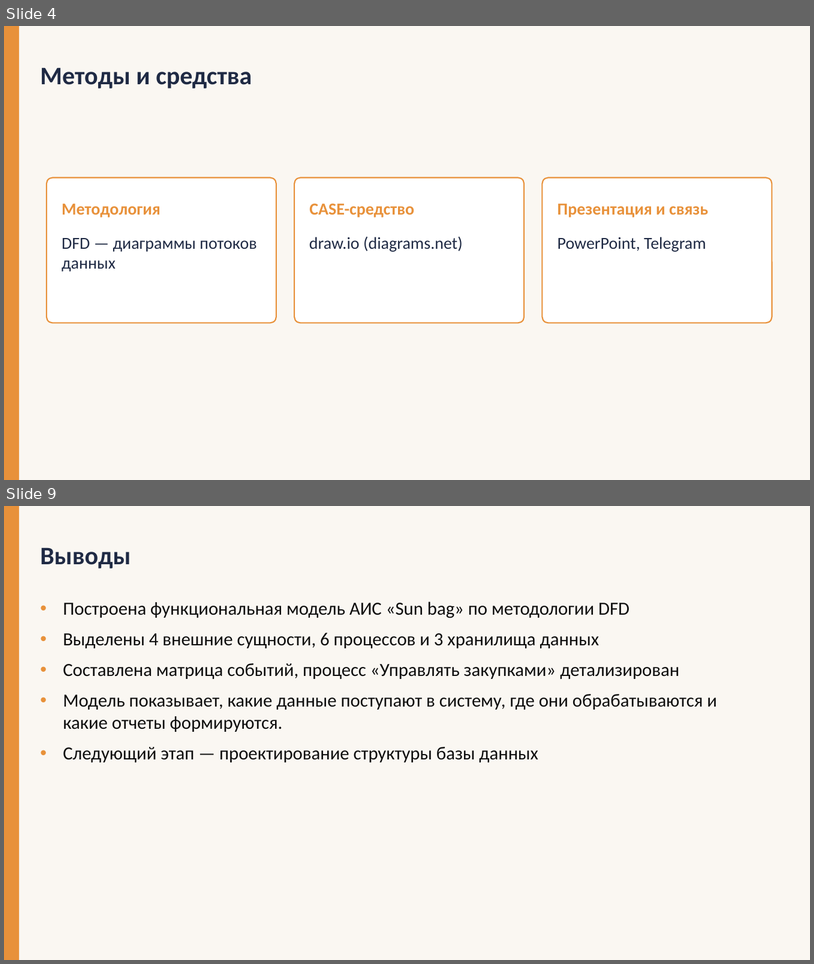
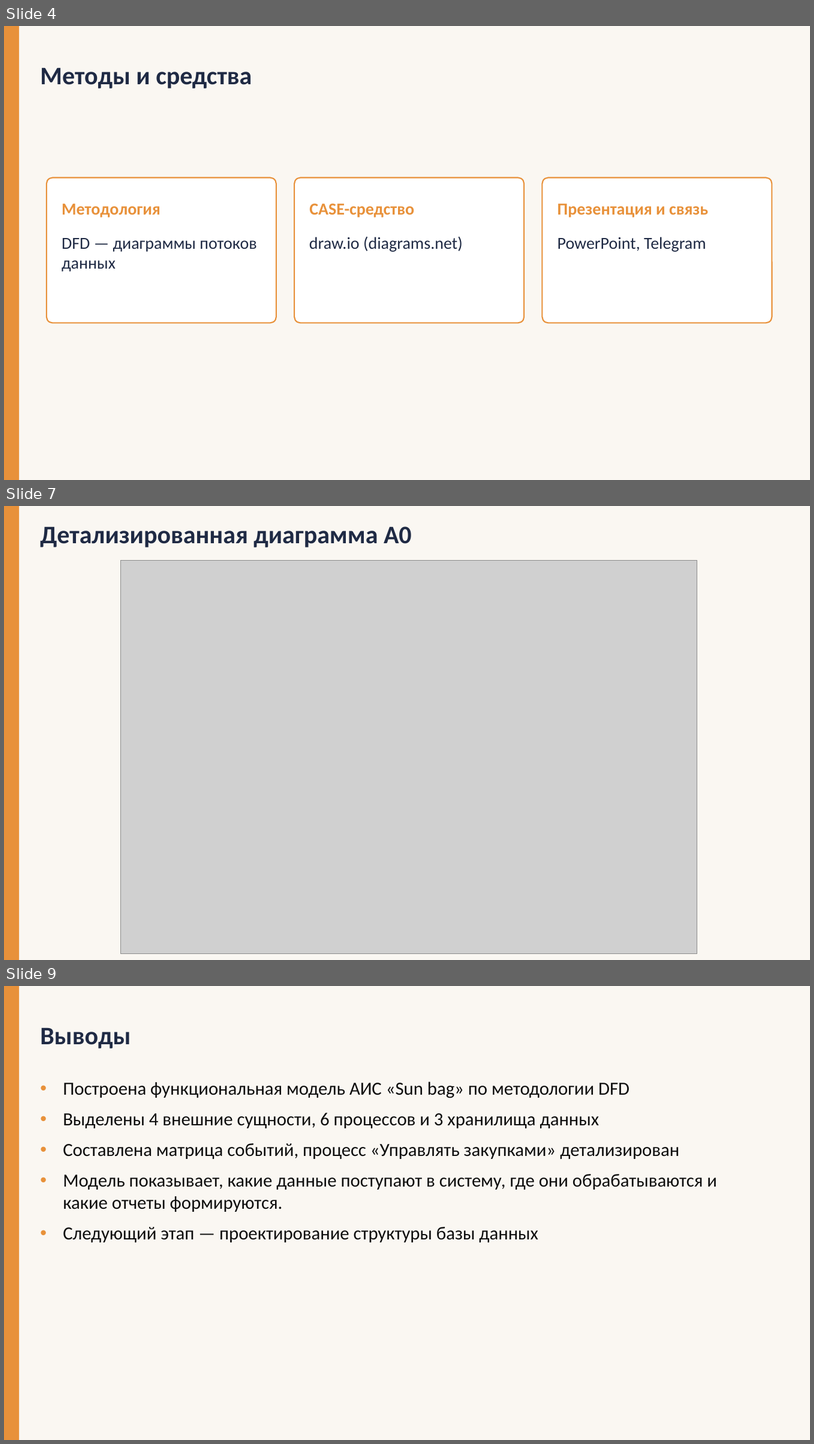
Before and after one commit to ERRomanov/DATABASES_gng, a slide deck: LAB1/Sun_bag_презентация.pptx. Shown one above the other, each under a label of ours: slides 4 and 9 before the commit, slides 4, 7 and 9 after it; the slides between them are not shown. The pictures are 814x964 and 814x1444 pixels, drawn with LibreOffice and Linux fonts; fonts in the diff are those of the drawing; grey boxes stand for pictures. Boxes give left, top, right and bottom in pixels: in the first picture for what was removed or moved away, otherwise in the second. Text is boxed around its words. In the diff, an @@ line names an element or a change of style, - is before the commit and + after.

```diff
--- a/LAB1/Sun_bag_презентация.pptx
+++ b/LAB1/Sun_bag_презентация.pptx
@@ slide 7 added at <box>4,506,810,960</box>, background #FAF7F2 @@
@@ rectangle added at <box>4,506,19,960</box>, fill #E8913A @@
@@ text added at <box>40,526,412,547</box>, 30 pt, text #1F2A44, bold @@
+Детализированная диаграмма А0
@@ picture added at <box>121,561,698,954</box> @@
```
Also in this commit, not shown: 4 slides changed, 1 slide removed.
